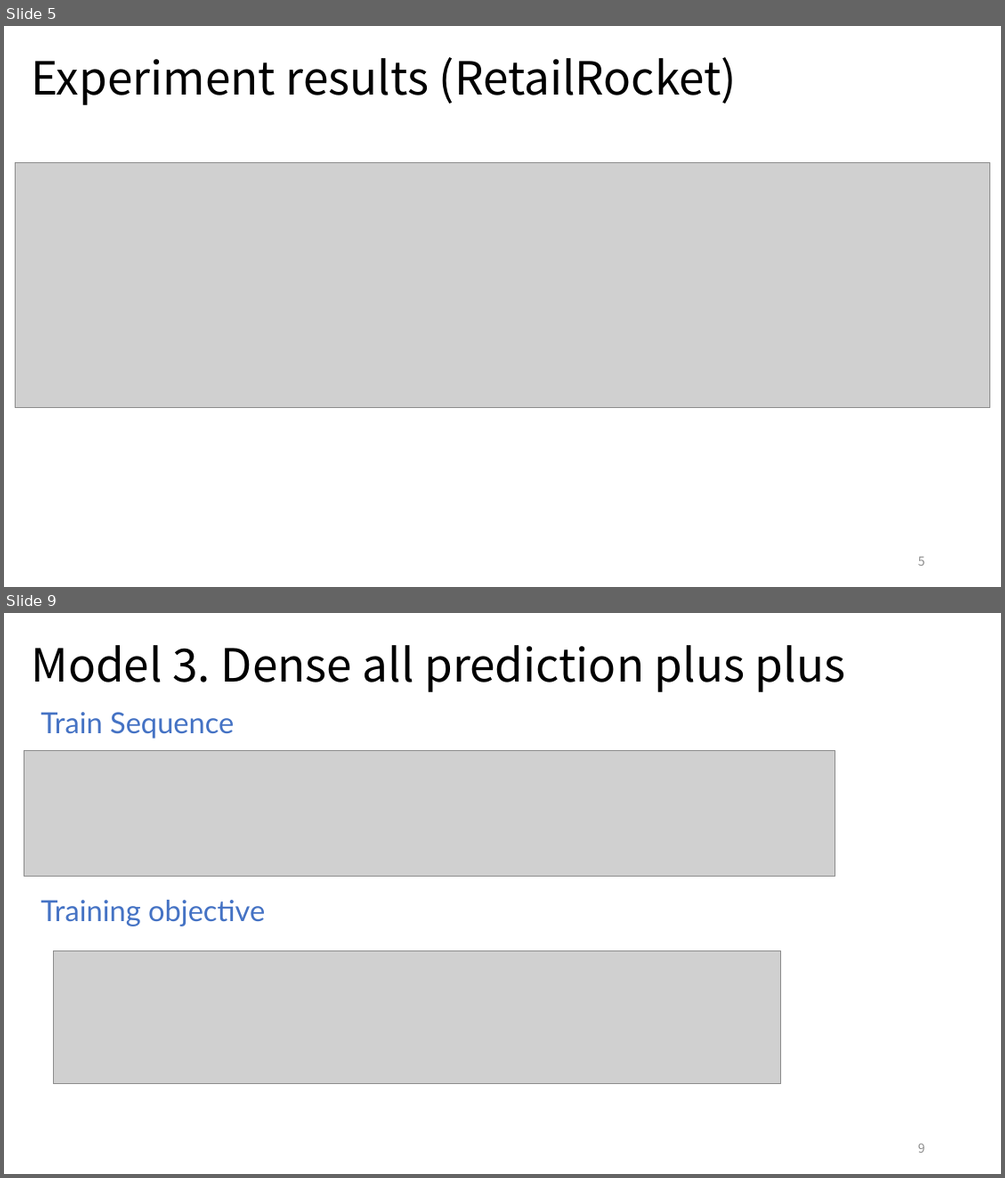
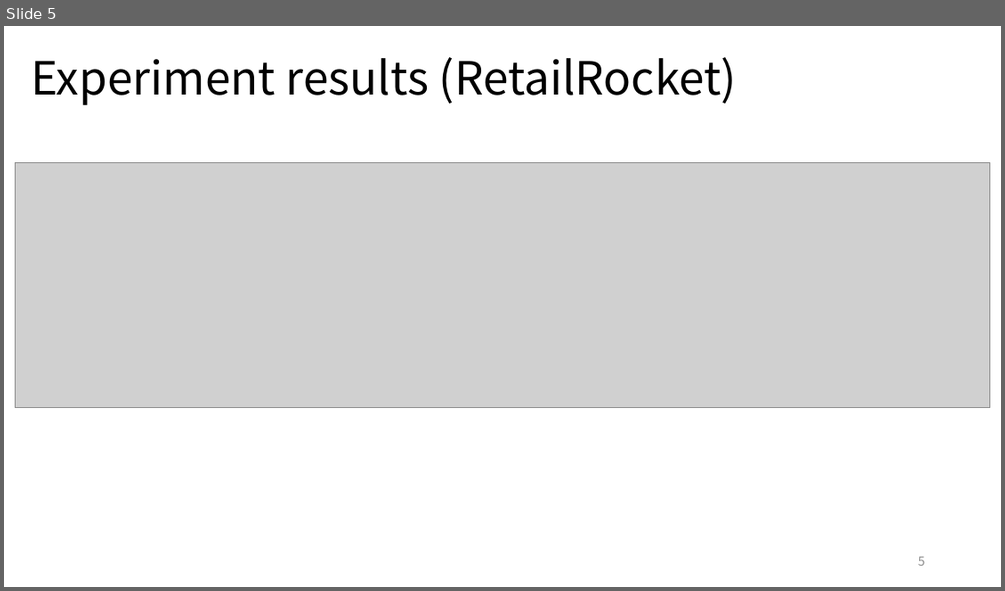
Before and after one commit to YunlongLin0125/Recommender-System, a slide deck: week5/Dissertation_5.pptx. Shown one above the other, each under a label of ours: slides 5 and 9 before the commit, slide 5 after it; the slides between them are not shown. The pictures are 1005x1178 and 1005x591 pixels, drawn with LibreOffice and Linux fonts; fonts in the diff are those of the drawing; grey boxes stand for pictures. Boxes give left, top, right and bottom in pixels: in the first picture for what was removed or moved away, otherwise in the second. Text is boxed around its words. In the diff, an @@ line names an element or a change of style, - is before the commit and + after.

```diff
--- a/week5/Dissertation_5.pptx
+++ b/week5/Dissertation_5.pptx
@@ slide 9 removed at (4,613,1001,1174), background #FFFFFF @@
@@ title removed at (31,645,846,692) @@
-Model 3. Dense all prediction plus plus
@@ text removed at (40,712,234,738) @@
-Train Sequence
@@ picture removed at (24,751,834,876) @@
@@ text removed at (40,900,265,926) @@
-Training objective
@@ picture removed at (53,951,781,1084) @@
@@ page number removed at (918,1143,925,1152) @@
-9
```
Also in this commit, not shown: 1 slide changed, 3 slides added, 5 other slides removed, 5 other files.
